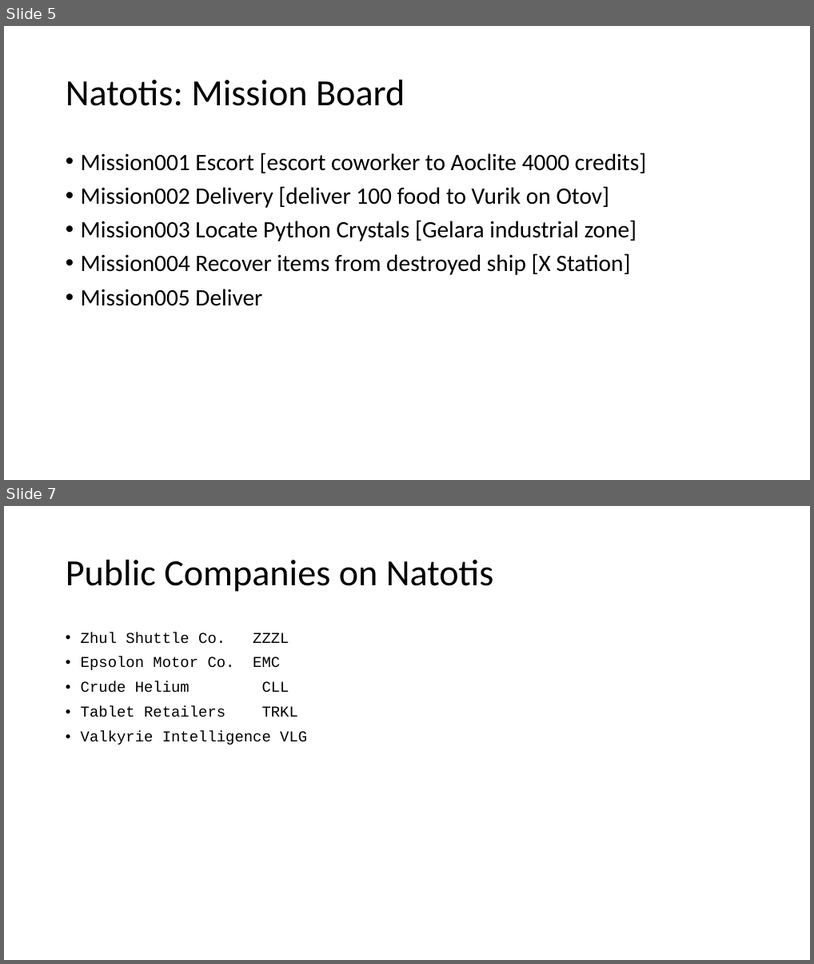
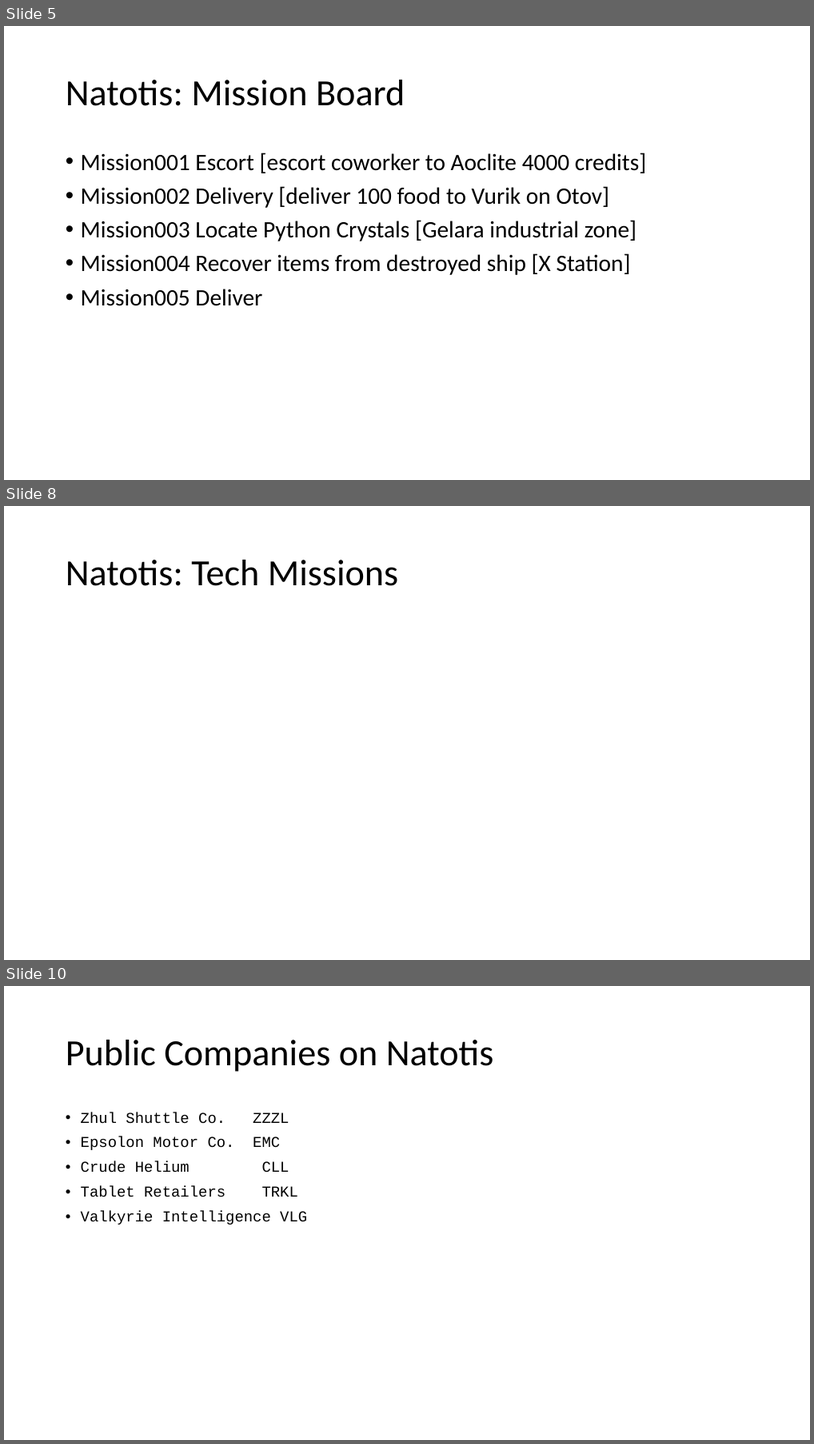
Before and after one commit to johnnyjonesjr90/Space-Game, a slide deck: Galaxy_Business-master/GalaxyBusiness/Space Merchant.pptx. Shown one above the other, each under a label of ours: slides 5 and 7 before the commit, slides 5, 8 and 10 after it; the slides between them are not shown. The pictures are 814x964 and 814x1444 pixels, drawn with LibreOffice and Linux fonts; fonts in the diff are those of the drawing. Boxes give left, top, right and bottom in pixels: in the first picture for what was removed or moved away, otherwise in the second. Text is boxed around its words. In the diff, an @@ line names an element or a change of style, - is before the commit and + after.

Commit message:
added new mission for natotis

```diff
--- a/Galaxy_Business-master/GalaxyBusiness/Space Merchant.pptx
+++ b/Galaxy_Business-master/GalaxyBusiness/Space Merchant.pptx
@@ slide 8 added at (x1=4, y1=506, x2=810, y2=960), background #FFFFFF @@
@@ title added at (x1=66, y1=560, x2=398, y2=586), 44 pt, text #000000 @@
+Natotis: Tech Missions
@@ what was slide 7 is now slide 10 @@
```
Also in this commit, not shown: 1 slide changed, 2 other slides added, 16 other files.
